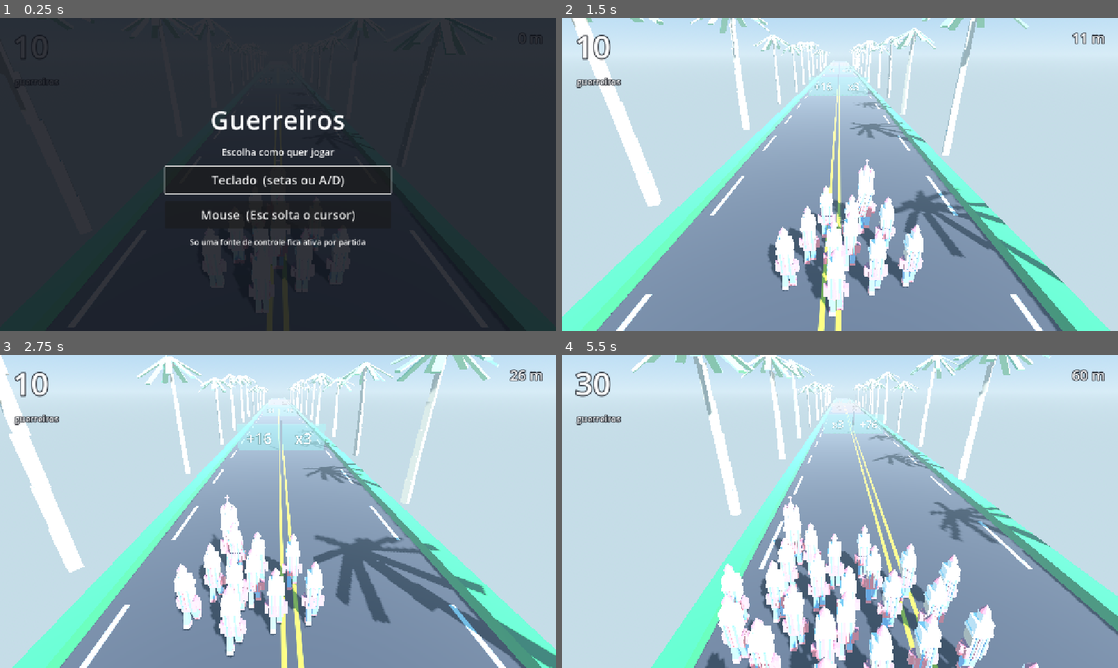
Above: before the commit, frames 1-4 (two rows, left to right).
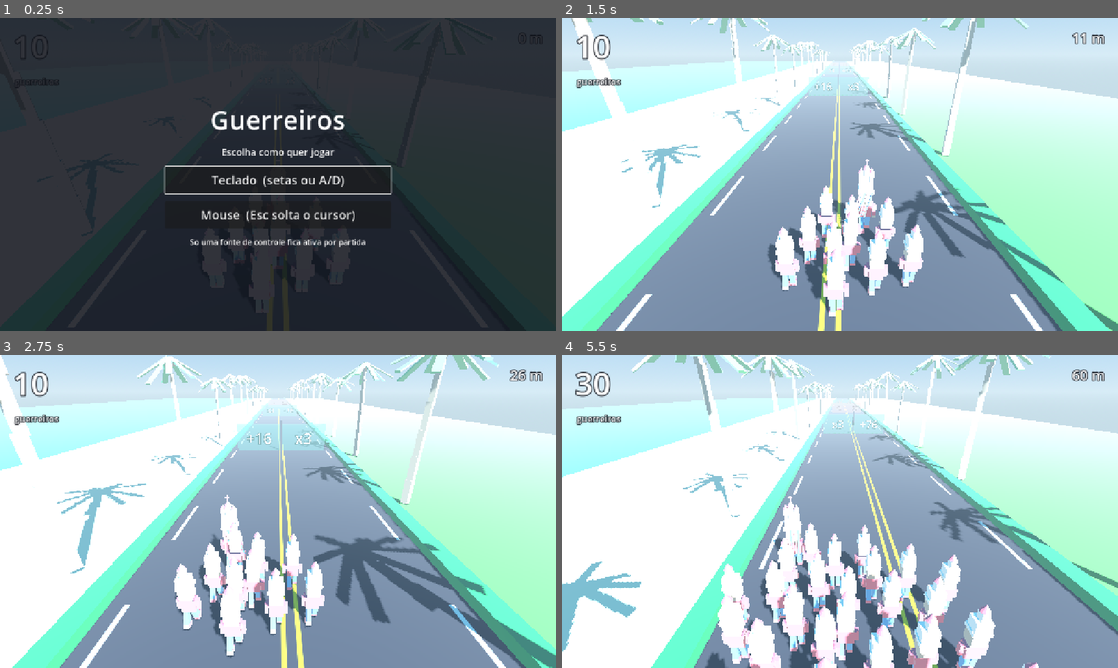
Above: after the commit, the same moments.

Repository: 3runorocha/COMP381-Projeto
Game: Godot game, scene res://scenes/Main.tscn
The game is run twice, just before and just after one commit, with the same random seed, the same clock (stepped at 60 frames per second) and the same inputs.
Inputs (mouse positions are in pixels of both pictures, inside the frame that each line leads up to):
- Up to frame 1 (0.25 s): no input
- Up to frame 2 (1.5 s): click "Teclado (setas ou A/D)" at 0.5 s; tap Enter (ui_accept) at 1.25 s; move the mouse to (962, 158) at 1.27 s; hold Right (mover_direita) from 1.28 s (still down); click (962, 158) at 1.42 s
- Up to frame 3 (2.75 s): tap Enter (ui_accept) at 1.52, 2.27 s; move the mouse to (166, 527) at 2.02 s; release Right (mover_direita) at 2.03 s; hold Left (mover_esquerda) from 2.03 s (still down)
- Up to frame 4 (5.5 s): move the mouse to (895, 442) at 2.77 s; release Left (mover_esquerda) at 2.78 s; hold Right (mover_direita) 2.78-4.28 s; move the mouse to (812, 574) at 3.52 s; click (812, 574) at 3.67 s; tap Enter (ui_accept) at 3.77, 4.52, 5.27 s; move the mouse to (1006, 558) at 4.27 s; hold Left (mover_esquerda) from 4.28 s (still down); move the mouse to (673, 464) at 5.02 s

The runs differ from the first frame. In frame 2, 36% of the frame differs, in the area x 0-100%, y 13-100%; in frame 3, 36%; in frame 4, 40%.

Commit message:
Bracos do mestre balancam, cordao sem fitas, e os dois lados da orla
Os bracos saem da malha do corpo e viram nos separados com pivo no ombro,
mesma solucao das pernas. Eles balancam CONTRARIOS a perna do mesmo lado,
que e como o corpo equilibra a rotacao do tronco ao correr; o contrario
disso le na hora como errado, mesmo sem a pessoa saber explicar por que.

A bracada e menor que a passada, 19 graus contra 26: braco de corredor
balanca menos que a perna, e igualar os dois deixa o boneco com cara de
marionete.

A pose da referencia tinha um braco na cintura, mas boneco correndo com a
mao na cintura fica estranho, e o balanco vale mais que a pose parada.

As fitas saem do guerreiro do cordao, a pedido de Bruno. Com ate 400 corpos
na tela elas viravam ruido, e so o mestre precisa delas para ser
identificado. Verificado: 77 vertices contra 109.

E a orla ganha os dois lados: areia e mar a esquerda, gramado a direita.

Verificado: bracos balancando 34.9 graus, contrarios a perna do mesmo lado e
espelhados entre si.

Co-Authored-By: Claude Opus 5 <noreply@anthropic.com>

Diff:
--- a/scenes/Main.tscn
+++ b/scenes/Main.tscn
@@ -36,6 +36,19 @@
 [sub_resource type="ShaderMaterial" id="Mat_pista"]
 shader = ExtResource("10_asfalto")
 
+[sub_resource type="StandardMaterial3D" id="Mat_grama"]
+albedo_color = Color(0.29, 0.56, 0.24, 1)
+roughness = 1.0
+
+[sub_resource type="StandardMaterial3D" id="Mat_areia"]
+albedo_color = Color(0.92, 0.86, 0.71, 1)
+roughness = 1.0
+
+[sub_resource type="StandardMaterial3D" id="Mat_mar"]
+albedo_color = Color(0.13, 0.62, 0.69, 1)
+roughness = 0.25
+metallic = 0.15
+
 [sub_resource type="StandardMaterial3D" id="Mat_borda"]
 albedo_color = Color(0.11, 0.52, 0.29, 1)
 roughness = 0.95
@@ -67,6 +80,21 @@
 size = Vector3(0.8, 0.6, 340)
 material = SubResource("Mat_borda")
 
+[node name="Areia" type="CSGBox3D" parent="Chao"]
+transform = Transform3D(1, 0, 0, 0, 1, 0, 0, 0, 1, -16, -0.35, -125)
+size = Vector3(20, 0.4, 340)
+material = SubResource("Mat_areia")
+
+[node name="Mar" type="CSGBox3D" parent="Chao"]
+transform = Transform3D(1, 0, 0, 0, 1, 0, 0, 0, 1, -76, -0.75, -125)
+size = Vector3(100, 0.4, 340)
+material = SubResource("Mat_mar")
+
+[node name="Grama" type="CSGBox3D" parent="Chao"]
+transform = Transform3D(1, 0, 0, 0, 1, 0, 0, 0, 1, 26, -0.3, -125)
+size = Vector3(40, 0.4, 340)
+material = SubResource("Mat_grama")
+
 [node name="BordaDireita" type="CSGBox3D" parent="Chao"]
 transform = Transform3D(1, 0, 0, 0, 1, 0, 0, 0, 1, 6.4, 0.1, -125)
 size = Vector3(0.8, 0.6, 340)
--- a/scripts/jogador/caminhada.gd
+++ b/scripts/jogador/caminhada.gd
@@ -14,6 +14,9 @@
 
 ## Quanto a perna abre, em graus, na frente e atras.
 @export var passada_graus: float = 26.0
+## Quanto o braco abre. Menor que a perna: braco de corredor balanca menos que
+## a passada, e igualar os dois deixa o boneco com cara de marionete.
+@export var bracada_graus: float = 19.0
 ## Quanto o corpo sobe e desce a cada passo, na velocidade cheia.
 @export var altura_do_salto: float = 0.045
 ## Velocidade em que o salto chega ao tamanho cheio.
@@ -21,6 +24,8 @@
 
 var _perna_esq: Node3D = null
 var _perna_dir: Node3D = null
+var _braco_esq: Node3D = null
+var _braco_dir: Node3D = null
 var _corpo: Node3D = null
 var _altura_base: float = 0.0
 var _player: Node = null
@@ -65,11 +70,21 @@
     _ciclo += Comum.cadencia_passo(velocidade) * delta
 
     var angulo := TAU * (_ciclo + _fase) * 0.5
-    var abertura := deg_to_rad(passada_graus) * sin(angulo)
+    var onda := sin(angulo)
+    var abertura := deg_to_rad(passada_graus) * onda
     if _perna_esq != null:
         _perna_esq.rotation.x = abertura
     if _perna_dir != null:
         _perna_dir.rotation.x = -abertura
+
+    # Braco CONTRARIO a perna do mesmo lado: e assim que o corpo humano
+    # equilibra a rotacao do tronco ao correr, e o contrario disso le na hora
+    # como errado, mesmo sem a pessoa saber explicar por que.
+    var bracada := deg_to_rad(bracada_graus) * onda
+    if _braco_esq != null:
+        _braco_esq.rotation.x = -bracada
+    if _braco_dir != null:
+        _braco_dir.rotation.x = bracada
 
     # O modelo inteiro sobe duas vezes por ciclo, uma a cada pe que encosta.
     # O salto cresce com a velocidade: parado, o mesmo salto lia como pulinho.
@@ -85,4 +100,8 @@
                 _perna_esq = filho
             elif filho.name.begins_with("perna_dir"):
                 _perna_dir = filho
+            elif filho.name.begins_with("braco_esq"):
+                _braco_esq = filho
+            elif filho.name.begins_with("braco_dir"):
+                _braco_dir = filho
         _coletar(filho)
Binary file changed: assets/guerreiro_blockout.glb
Binary file changed: assets/mestre_blockout.glb
Not shown: 1 places in scenes/Main.tscn that only renumber resources
Not shown, changed: assets/mestre_blockout.blend
Not shown, changed: tools/blockout_guerreiro.py
Not shown, changed: tools/blockout_mestre.py
